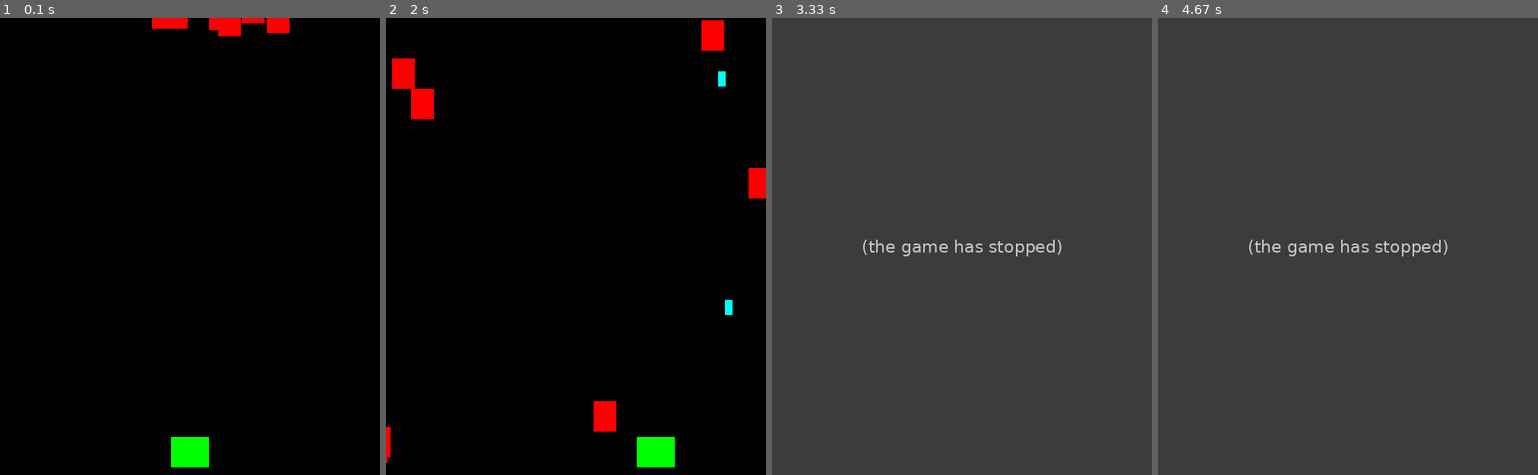
Above: before the commit, frames 1-4 (left to right).
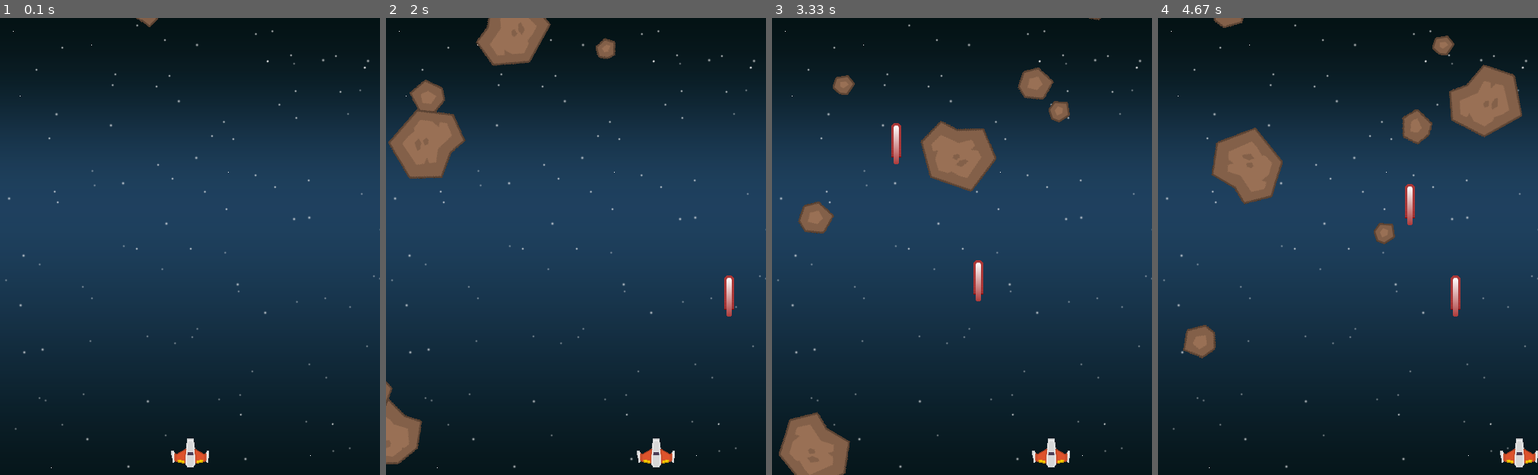
Above: after the commit, the same moments.

Repository: Liuian/MyFirstPygame
Game: pygame game, started from main.py
Two runs of this game, one before a commit and one after it. Both use one fixed random seed, a clock stepped at 60 frames per second and the inputs below.
Inputs:
- Up to frame 1 (0.1 s): no input
- Up to frame 2 (2 s): tap Space at 0.33, 0.73, 1.03, 1.23, 1.53, 1.73 s; hold Right 0.67-1.13 s; hold Right 1.17-1.63 s; hold Left from 1.67 s (still down)
- Up to frame 3 (3.33 s): tap Space at 2.03, 2.3, 2.6, 2.73, 3.03 s; release Left at 2.2 s; hold Left 2.23-2.63 s; hold Right 2.67-3.3 s
- Up to frame 4 (4.67 s): hold Left 3.33-3.8 s; tap Space at 3.4, 3.7, 3.9, 4.2, 4.4 s; hold Right 3.83-4.3 s; hold Right from 4.33 s (still down)

The runs differ from the first frame. In frame 1, 96% of the frame differs, in the area x 0-100%, y 0-100%; in frame 2, 96%; in frame 3, 100%; in frame 4, 100%.
Before the commit the program exited at 2.05 s; later frames show no game.

Commit message:
rock img

Diff:
--- a/main.py
+++ b/main.py
@@ -14,17 +14,26 @@
 clock = pygame.time.Clock()
 
 #import image 要統一路徑寫法 使用os模組
+background_img = pygame.image.load(os.path.join("img", "background.png")).convert()   #os.path : main.py所在的資料夾
+player_img = pygame.image.load(os.path.join("img", "player.png")).convert()
+#rock_img = pygame.image.load(os.path.join("img", "rock.png")).convert()
+bullet_img = pygame.image.load(os.path.join("img", "bullet.png")).convert()
+rock_imgs = [] #一個列表
+for i in range(7):
+    rock_imgs.append(pygame.image.load(os.path.join("img",f"rock{i}.png")).convert())   #字串前加f是可以插入變數的方法
 
 class Player(pygame.sprite.Sprite):
     def __init__(self):
         pygame.sprite.Sprite.__init__(self)     #call initial function
-        self.image = pygame.Surface((50, 40))   #the image to display
-        self.image.fill((0, 255, 0))
+        self.image = pygame.transform.scale(player_img, (50, 38))    #transform.scale 可以更改圖片大小
+        self.image.set_colorkey((0, 0, 0))
         self.rect = self.image.get_rect()       #定位 匡起來 #get_rect :在pygame拿一個平台
+        self.radius = 20
+        #pygame.draw.circle(self.image, (255, 0, 0), self.rect.center, self.radius)
         self.speedx = 6
         self.rect.centerx = WIDTH / 2
         self.rect.bottom = HEIGHT - 10
-        #self.rect.x = 200                       #最左上為的點 x = 200
+        #self.rect.x = 200                      #最左上為的點 x = 200
         #self.rect.y = 200
         #self.rect.center = (WIDTH / 2, HEIGHT - 10) #點設在圖片中間
     def update(self):
@@ -33,27 +42,39 @@
             self.rect.x += self.speedx
         elif key_pressed[pygame.K_LEFT]:
             self.rect.x -= self.speedx
-
         if self.rect.right > WIDTH:
             self.rect.right = WIDTH
         elif self.rect.left < 0:
             self.rect.left = 0
     def shoot(self):
         bullet = Bullet(self.rect.centerx, self.rect.top)
-        all_sprites.add(bullet)                             #add bullet into sprite group
+        all_sprites.add(bullet)                 #add bullet into sprite group
         bullets.add(bullet)
 
 class Rock(pygame.sprite.Sprite):
     def __init__(self):
         pygame.sprite.Sprite.__init__(self)
-        self.image = pygame.Surface((30, 40))   #the image to display
-        self.image.fill((255, 0, 0))
+        self.image_ori = random.choice(rock_imgs)  #the image to display
+        self.image = self.image_ori.copy()
+        self.image_ori.set_colorkey((0, 0, 0))
         self.rect = self.image.get_rect()       #定位 匡起來 #get_rect :在pygame拿一個平台
+        self.radius = self.rect.width * 0.85 / 2
+        #pygame.draw.circle(self.image, (255, 0, 0), self.rect.center, self.radius)
         self.rect.x = random.randrange(0, WIDTH - self.rect.width)
-        self.rect.y = random.randrange(-100, -40)
+        self.rect.y = random.randrange(-180, -100)
         self.speedy = 5
         self.speedx = random.randrange(-3, 3)
+        self.total_degree = 0
+        self.rotate_degree = random.randrange(-3, 3)
+    def rotate(self):
+        self.total_degree += self.rotate_degree
+        self.total_degree = self.total_degree % 360
+        self.image = pygame.transform.rotate(self.image_ori, self.total_degree)
+        center = self.rect.center   #每一次都重新定位，才不會轉的很奇怪
+        self.rect = self.image.get_rect()
+        self.rect.center = center
     def update(self):
+        self.rotate()
         self.rect.y += self.speedy
         self.rect.x += self.speedx
         if(self.rect.top > HEIGHT or self.rect.left > WIDTH or self.rect.right < 0):
@@ -65,8 +86,8 @@
 class Bullet(pygame.sprite.Sprite):
     def __init__(self, x, y):                   #sent player's location
         pygame.sprite.Sprite.__init__(self)
-        self.image = pygame.Surface((10, 20))   #the image to display
-        self.image.fill((0, 255, 255))
+        self.image = bullet_img   #the image to display
+        self.image.set_colorkey((0, 0, 0))
         self.rect = self.image.get_rect()       #定位 匡起來 #get_rect :在pygame拿一個平台
         self.rect.centerx = x
         self.rect.bottom = y
@@ -75,6 +96,7 @@
         self.rect.y += self.speedy
         if(self.rect.bottom < 0):
             self.kill()
+
 #creat group
 all_sprites = pygame.sprite.Group() #創建一個sprite的群組
 rocks = pygame.sprite.Group()
@@ -101,19 +123,20 @@
                 player.shoot()
 
     #update game
-    all_sprites.update()        #執行每個物件的update函式
-    hits = pygame.sprite.groupcollide(rocks, bullets, True, True)  #True = want to delete element 函式可以回傳字典 回傳hit 是撞到
-    for hit in hits:    #不懂這裡用法問什麼事for
+    all_sprites.update()                                            #執行每個物件的update函式
+    hits = pygame.sprite.groupcollide(rocks, bullets, True, True)   #True = want to delete element 函式可以回傳字典 回傳hit 是撞到
+    for hit in hits:                                                #不懂這裡用法問什麼事for
         r = Rock()
         all_sprites.add(r)
         rocks.add(r)
 
-    hits = pygame.sprite.spritecollide(player, rocks, False)    #player是飛船 rocks 是群組
+    hits = pygame.sprite.spritecollide(player, rocks, False, pygame.sprite.collide_circle)#player是飛船 rocks 是群組, collide會把碰撞範圍判斷換成圓形，所以要多給飛船與石頭半徑的屬性
     if hits:
         running = False
     #display
-    screen.fill((0, 0, 0))      #screen.fill((R, G, B))#fill : fill in color
-    all_sprites.draw(screen)    #把all_sprite內的東西全部畫出來
+    screen.fill((0, 0, 0))              #screen.fill((R, G, B))#fill : fill in color
+    screen.blit(background_img, (0, 0)) #blit : 畫到視窗的意思
+    all_sprites.draw(screen)            #把all_sprite內的東西全部畫出來
     pygame.display.update()
 
 pygame.quit()
